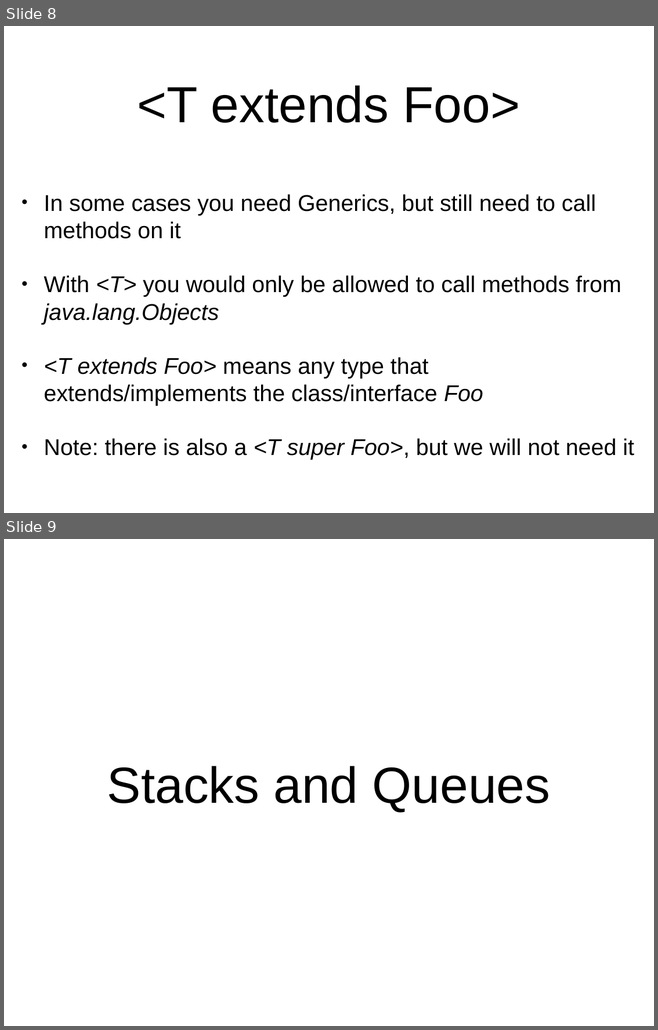
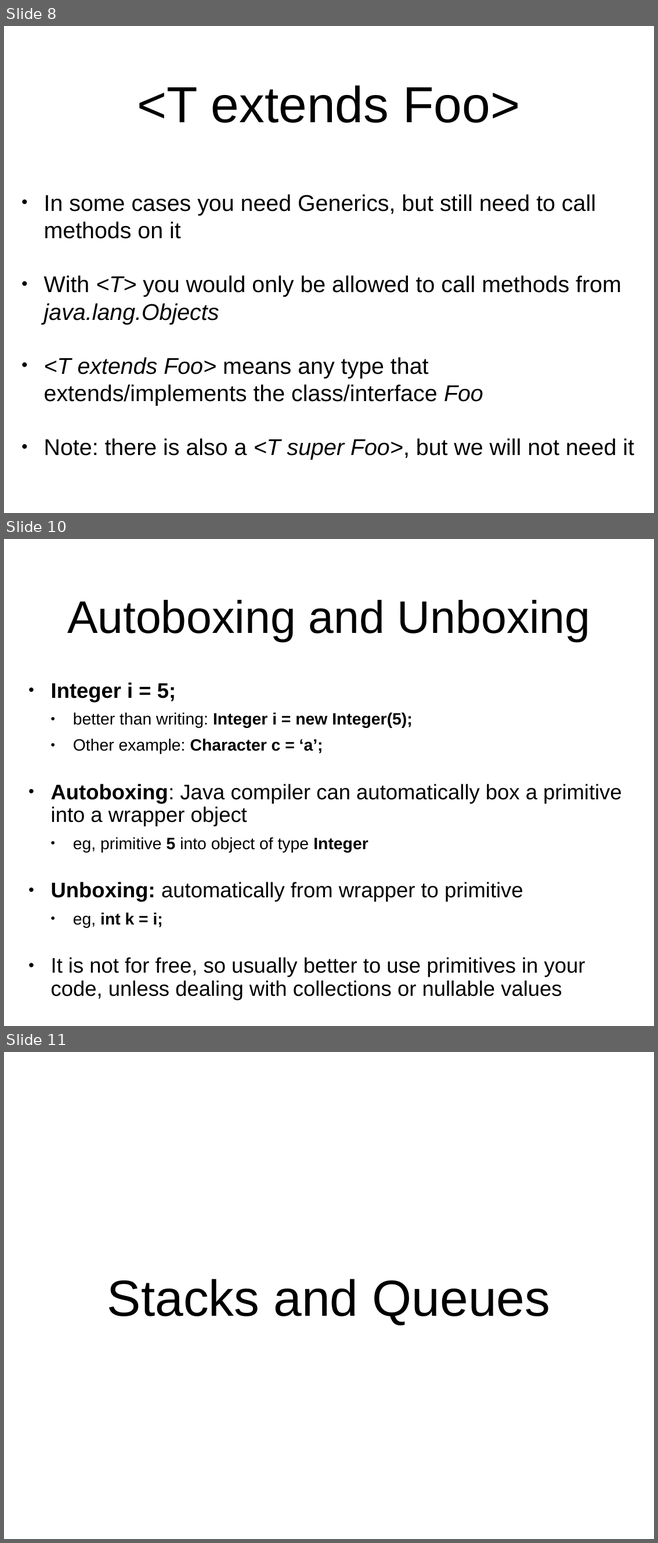
Before and after one commit to arcuri82/algorithms, a slide deck: docs/slides/02/02_stack_queue.pptx. Shown one above the other, each under a label of ours: slides 8 and 9 before the commit, slides 8, 10 and 11 after it; the slides between them are not shown. The pictures are 658x1030 and 658x1543 pixels, drawn with LibreOffice and Linux fonts; fonts in the diff are those of the drawing. Boxes give left, top, right and bottom in pixels: in the first picture for what was removed or moved away, otherwise in the second. Text is boxed around its words. In the diff, an @@ line names an element or a change of style, - is before the commit and + after.

```diff
--- a/docs/slides/02/02_stack_queue.pptx
+++ b/docs/slides/02/02_stack_queue.pptx
@@ slide 10 added at (4,539,654,1026), background #FFFFFF @@
@@ title added at (67,600,590,642), 72 pt, text #000000 @@
+Autoboxing and Unboxing
@@ text added at (51,682,622,1000), 33.3 pt, text #000000 @@
+• Integer i = 5;
+  • better than writing: Integer i = new Integer(5);
+  • Other example: Character c = ‘a’;
+• Autoboxing: Java compiler can automatically box a primitive into a wrapper object
+  • eg, primitive 5 into object of type Integer
+• Unboxing: automatically from wrapper to primitive
+  • eg, int k = i;
+• It is not for free, so usually better to use primitives in your code, unless dealing with collections or nullable values
@@ what was slide 9 is now slide 11 @@
```
Also in this commit, not shown: 4 slides changed, 20 other slides added, 5 slides removed, 2 other files.
